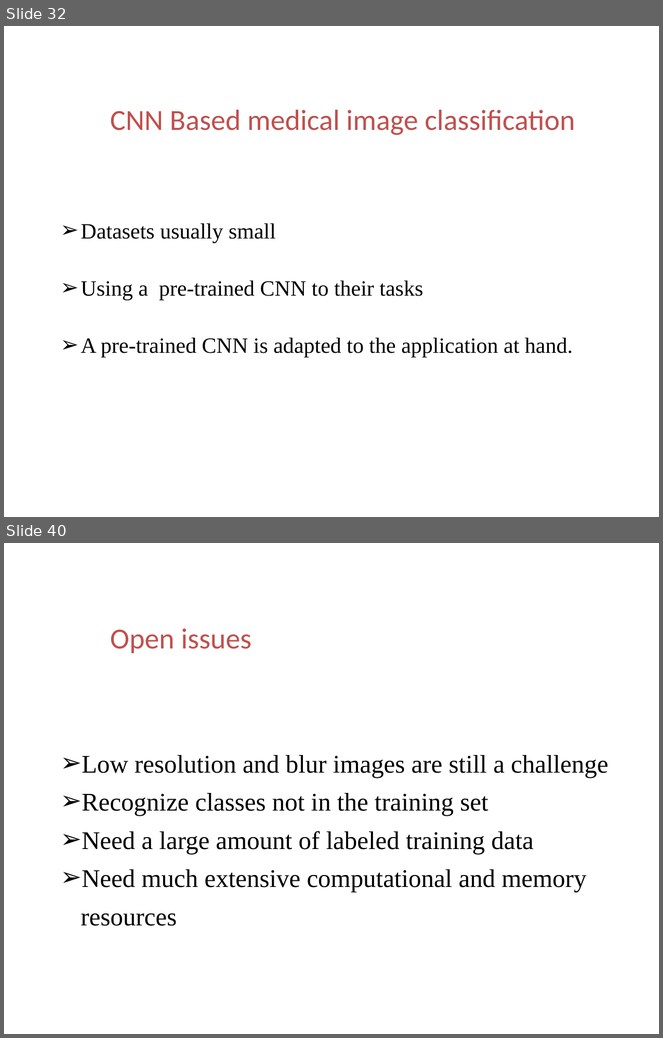
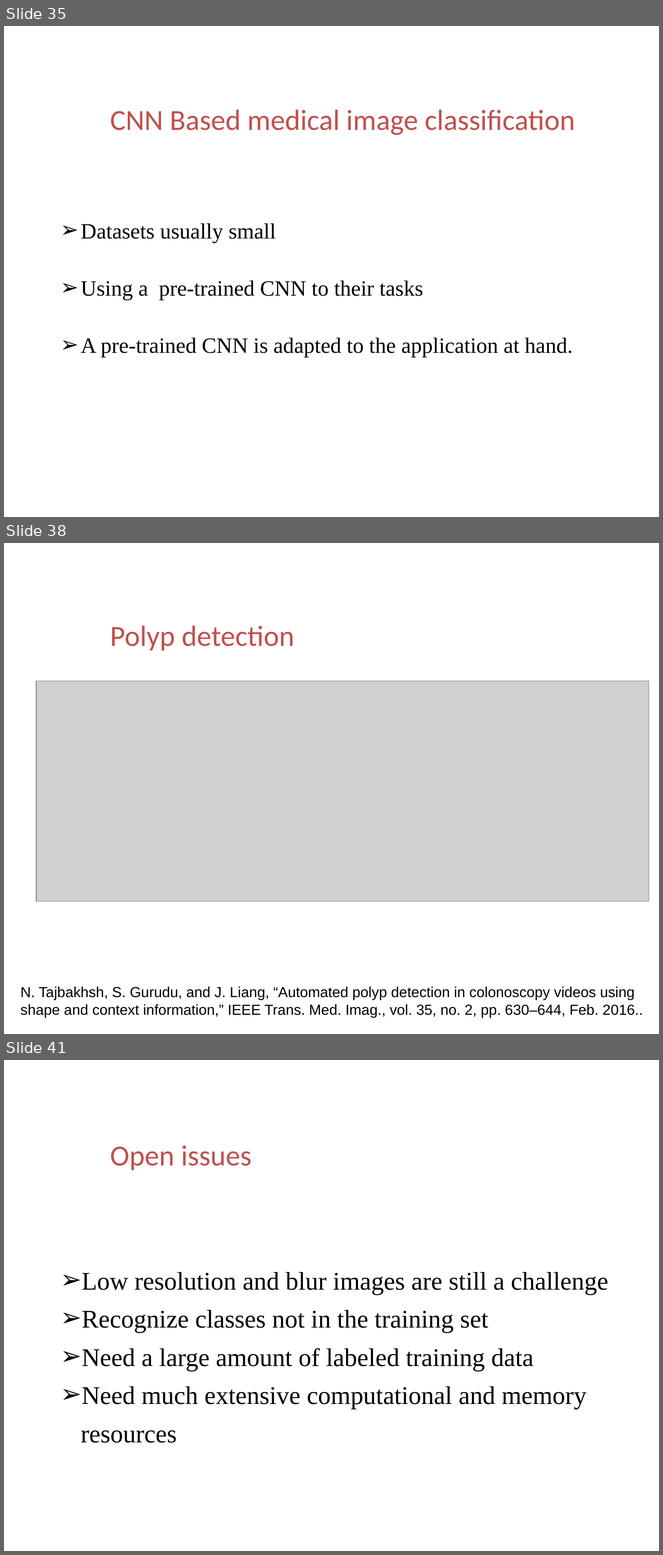
Before and after one commit to ttomchy/CV_2Project, a slide deck: presentation.pptx. Shown one above the other, each under a label of ours: slides 32 and 40 before the commit, slides 35, 38 and 41 after it; the slides between them are not shown. The pictures are 663x1038 and 663x1555 pixels, drawn with LibreOffice and Linux fonts; fonts in the diff are those of the drawing; grey boxes stand for pictures; background and template pictures are left out. Boxes give left, top, right and bottom in pixels: in the first picture for what was removed or moved away, otherwise in the second. Text is boxed around its words. In the diff, an @@ line names an element or a change of style, - is before the commit and + after.

```diff
--- a/presentation.pptx
+++ b/presentation.pptx
@@ slide 38 added at <box>4,543,659,1034</box>, background picture (left out) @@
@@ text added at <box>110,626,295,651</box>, 32 pt, text #C0504D @@
+Polyp detection
@@ picture added at <box>36,681,649,902</box> @@
@@ text added at <box>21,987,643,1018</box>, 16 pt, text #000000 @@
+N. Tajbakhsh, S. Gurudu, and J. Liang, “Automated polyp detection in colonoscopy videos using shape and context information,” IEEE Trans. Med. Imag., vol. 35, no. 2, pp. 630–644, Feb. 2016..
@@ what was slide 32 is now slide 35 @@
@@ what was slide 40 is now slide 41 @@
```
Also in this commit, not shown: 3 slides changed, 4 other slides added, 4 slides removed, 1 other file.
